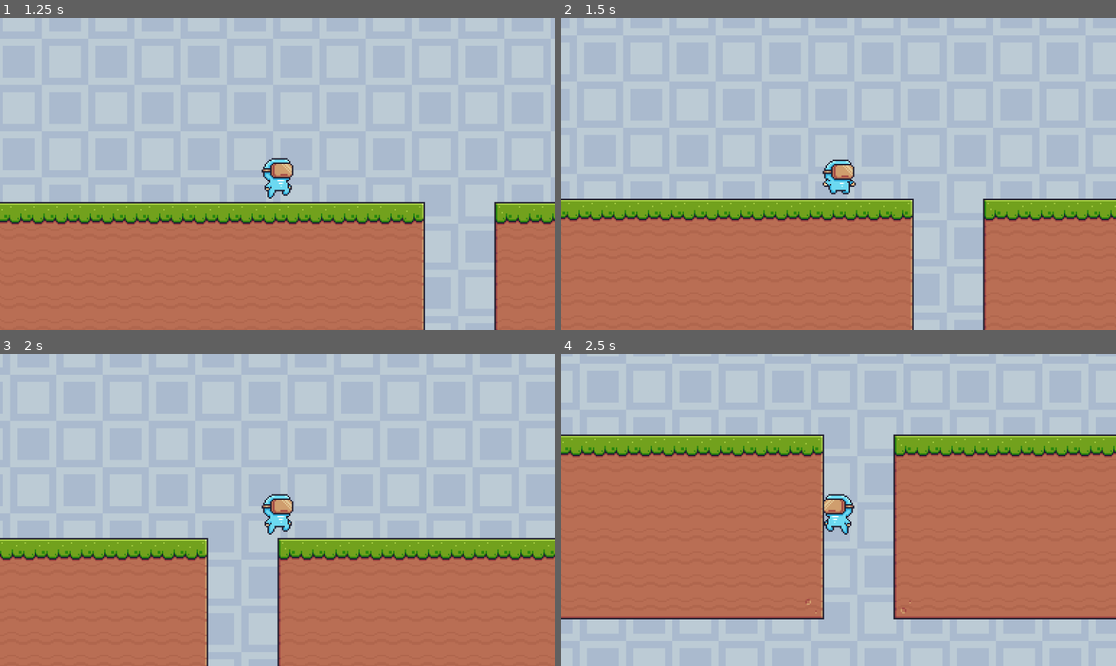
Above: before the commit, frames 1-4 (two rows, left to right).
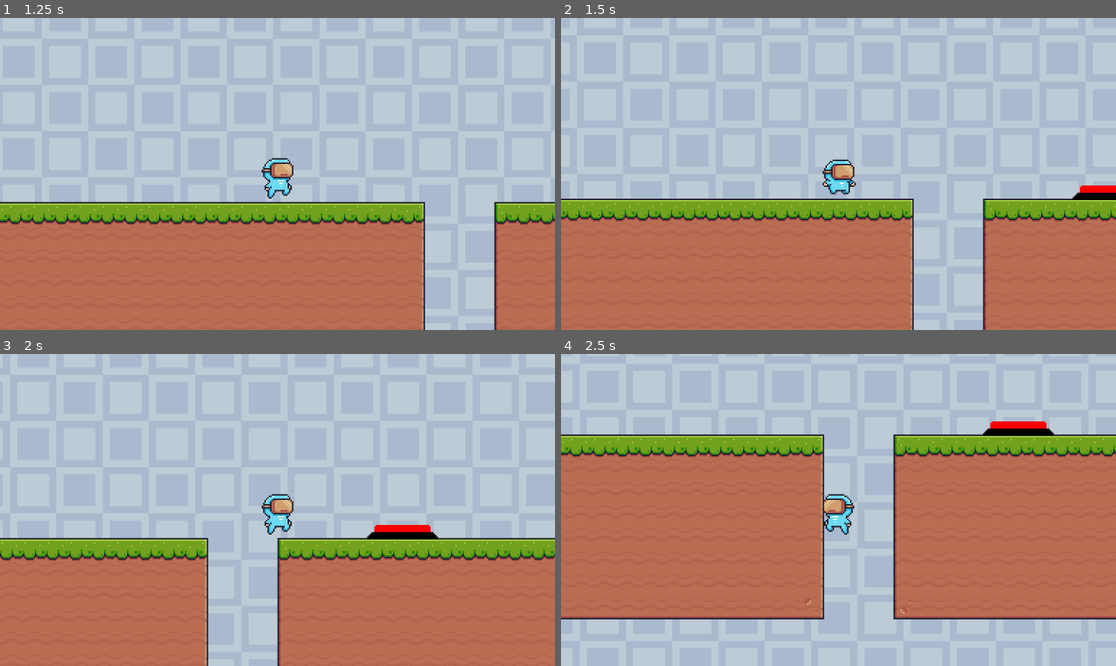
Above: after the commit, the same moments.

Repository: Zarlden/Syncronauts
Game: Godot game, scene res://Level/level_1.tscn
The game is run twice, just before and just after one commit, with the same random seed, the same clock (stepped at 60 frames per second) and the same inputs.
Inputs:
- Up to frame 1 (1.25 s): hold D (Right) from 0.53 s (still down); tap Space (Jump) at 0.77 s
- Up to frame 2 (1.5 s): keep holding D (Right)
- Up to frame 3 (2 s): keep holding D (Right); tap Space (Jump) at 1.52 s
- Up to frame 4 (2.5 s): release D (Right) at 2.03 s; hold A (Left) from 2.03 s (still down)

Frame 1 is identical in both runs. In frame 2, 0.3% of the frame differs, in the area x 92-100%, y 53-59%; in frame 3, 0.5%; in frame 4, 0.5%, in the area x 75-89%, y 21-27%.

Commit message:
version 1 of pressure plate. uses temp sprite and animationplayer workaround

Diff:
--- a/Interactable_Objects/Goal.gd
+++ b/Interactable_Objects/Goal.gd
@@ -1,16 +1,6 @@
 extends Area2D
 @export var next_level: String = ""
 @onready var sprite = $AnimatedSprite2D
-
-# Called when the node enters the scene tree for the first time.
-func _ready():
-	pass # Replace with function body.
-
-
-# Called every frame. 'delta' is the elapsed time since the previous frame.
-func _process(delta):
-	pass
-
 
 func _on_body_entered(body):
 	if body is Player:
--- /dev/null
+++ b/Interactable_Objects/pressure_plate.tscn
@@ -0,0 +1,80 @@
+[gd_scene load_steps=7 format=3 uid="uid://kg1u26jurwmi"]
+
+[ext_resource type="Script" path="res://Pressure Plate.gd" id="1_qggax"]
+[ext_resource type="Texture2D" uid="uid://ut10sawvbf04" path="res://Free/Button.png" id="2_lje2p"]
+
+[sub_resource type="RectangleShape2D" id="RectangleShape2D_k6kic"]
+size = Vector2(148, 12)
+
+[sub_resource type="Animation" id="Animation_f14d0"]
+resource_name = "pressed"
+length = 0.1
+tracks/0/type = "value"
+tracks/0/imported = false
+tracks/0/enabled = true
+tracks/0/path = NodePath("CollisionPolygon2D:polygon")
+tracks/0/interp = 1
+tracks/0/loop_wrap = true
+tracks/0/keys = {
+"times": PackedFloat32Array(0),
+"transitions": PackedFloat32Array(1),
+"update": 1,
+"values": [PackedVector2Array(84, 48, 84, 52, 92, 52, 96, 56, 100, 60, 104, 64, 104, 72, -92, 72, -92, 64, -88, 60, -84, 56, -80, 52, -72, 52, -72, 48)]
+}
+tracks/1/type = "value"
+tracks/1/imported = false
+tracks/1/enabled = true
+tracks/1/path = NodePath("Area2D/CollisionShape2D:position")
+tracks/1/interp = 1
+tracks/1/loop_wrap = true
+tracks/1/keys = {
+"times": PackedFloat32Array(0),
+"transitions": PackedFloat32Array(1),
+"update": 1,
+"values": [Vector2(6, 51)]
+}
+tracks/2/type = "value"
+tracks/2/imported = false
+tracks/2/enabled = true
+tracks/2/path = NodePath("Sprite2D:region_rect")
+tracks/2/interp = 1
+tracks/2/loop_wrap = true
+tracks/2/keys = {
+"times": PackedFloat32Array(0),
+"transitions": PackedFloat32Array(1),
+"update": 1,
+"values": [Rect2(0, 256, 256, 256)]
+}
+
+[sub_resource type="Animation" id="Animation_j0f4h"]
+length = 0.001
+
+[sub_resource type="AnimationLibrary" id="AnimationLibrary_d7uqm"]
+_data = {
+"RESET": SubResource("Animation_j0f4h"),
+"pressed": SubResource("Animation_f14d0")
+}
+
+[node name="Pressure Plate" type="AnimatableBody2D"]
+scale = Vector2(0.25, 0.25)
+script = ExtResource("1_qggax")
+
+[node name="Sprite2D" type="Sprite2D" parent="."]
+texture = ExtResource("2_lje2p")
+region_enabled = true
+region_rect = Rect2(0, 0, 256, 256)
+
+[node name="CollisionPolygon2D" type="CollisionPolygon2D" parent="."]
+visible = false
+polygon = PackedVector2Array(-68, 32, 80, 32, 84, 36, 84, 52, 92, 52, 96, 56, 100, 60, 104, 64, 104, 72, -92, 72, -92, 64, -88, 60, -84, 56, -80, 52, -72, 52, -72, 36)
+
+[node name="Area2D" type="Area2D" parent="."]
+
+[node name="CollisionShape2D" type="CollisionShape2D" parent="Area2D"]
+position = Vector2(6, 35)
+shape = SubResource("RectangleShape2D_k6kic")
+
+[node name="AnimationPlayer" type="AnimationPlayer" parent="."]
+libraries = {
+"": SubResource("AnimationLibrary_d7uqm")
+}
--- a/Level/FallBoundary.gd
+++ b/Level/FallBoundary.gd
@@ -1,16 +1,4 @@
 extends Area2D
-
-
-# Called when the node enters the scene tree for the first time.
-func _ready():
-	pass # Replace with function body.
-
-
-# Called every frame. 'delta' is the elapsed time since the previous frame.
-func _process(delta):
-	pass
-
-
 
 func _on_body_entered(body):
 	if body is Player:
--- a/Level/level_1.tscn
+++ b/Level/level_1.tscn
@@ -6,6 +6,7 @@
 [ext_resource type="PackedScene" uid="uid://tx2b8op8wdw5" path="res://Level/level_boundary.tscn" id="7_frwn5"]
 [ext_resource type="PackedScene" uid="uid://bqtpmqybxghfy" path="res://Interactable_Objects/checkpoint.tscn" id="7_o57h3"]
 [ext_resource type="PackedScene" uid="uid://ch6pmxvx21fnd" path="res://platform/movingPlatform.tscn" id="7_srvaw"]
+[ext_resource type="PackedScene" uid="uid://kg1u26jurwmi" path="res://Interactable_Objects/pressure_plate.tscn" id="8_3y1xg"]
 [ext_resource type="PackedScene" uid="uid://pouw3u2i4c6d" path="res://Interactable_Objects/goal.tscn" id="8_4cfu4"]
 
 [sub_resource type="TileSetAtlasSource" id="TileSetAtlasSource_vhq63"]
@@ -486,3 +487,6 @@
 
 [node name="Moving Platform" parent="." index="8" instance=ExtResource("7_srvaw")]
 position = Vector2(550.618, 25.0002)
+
+[node name="Pressure Plate" parent="." index="9" instance=ExtResource("8_3y1xg")]
+position = Vector2(373, -1)
--- /dev/null
+++ b/Pressure Plate.gd
@@ -0,0 +1,17 @@
+extends AnimatableBody2D
+
+signal pressure_plate_pressed
+
+@onready var animation_player = $AnimationPlayer
+var hasTriggered = false
+
+
+func _ready():
+	$Area2D.body_entered.connect(pressed)
+
+func pressed(body):
+	if body is Player and not hasTriggered:
+		animation_player.play("pressed")
+		print("Entered")
+		emit_signal("pressure_plate_pressed")
+		hasTriggered = true
Binary file added: Free/Button.png
Not shown, added: Free/Button.png.import
Not shown: 1 places in Level/level_1.tscn that only renumber resources
